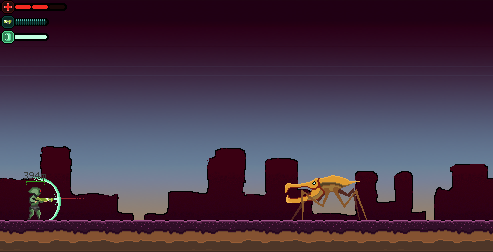
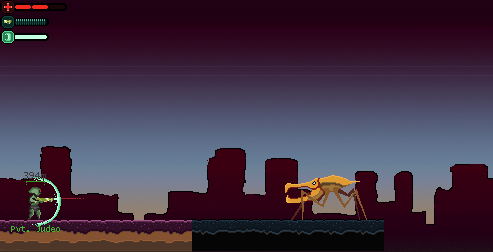
The second 493px x 252px image is a revision of the first. Changes to its layers:
moved "TestgroundTiles" into group "Current ARt" over [5, 219, 493, 252]
hid "Layer 22" over [192, 220, 493, 252]
added layer "Layer 21 copy" in group "TestgroundTiles" over [192, 219, 384, 251]
hid "ground" over [5, 220, 493, 252]
